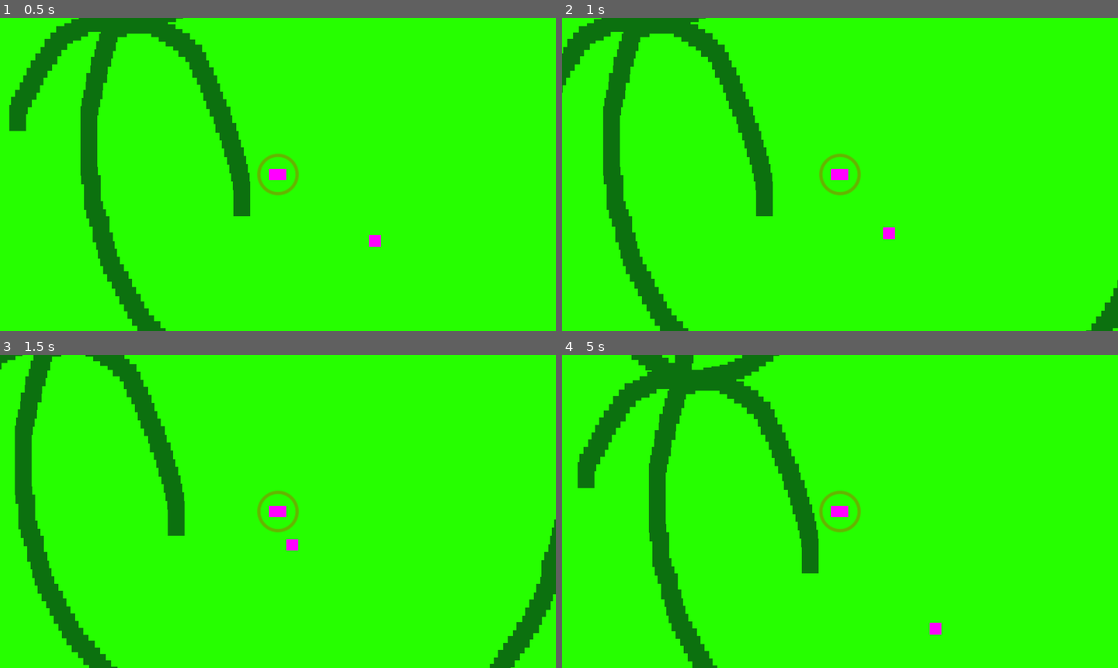
Above: before the commit, frames 1-4 (two rows, left to right).
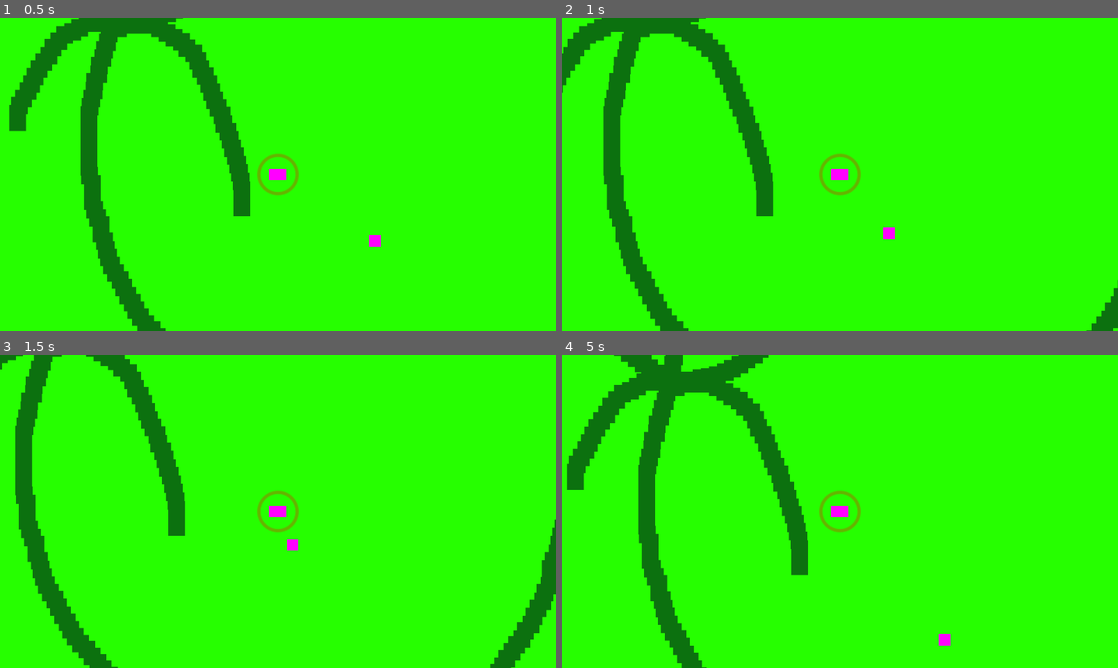
Above: after the commit, the same moments.

Repository: Enneagon/GodotGameJam2024
Game: Godot game, scene res://Scenes/game.tscn
Two runs of this game, one before a commit and one after it. Both use one fixed random seed, a clock stepped at 60 frames per second and the inputs below.
Inputs:
- Up to frame 1 (0.5 s): no input
- Up to frame 2 (1 s): tap Enter at 0.5 s; hold D (move_right) from 0.53 s (still down)
- Up to frame 3 (1.5 s): release D (move_right) at 1.28 s; hold Down (move_down) from 1.28 s (still down)
- Up to frame 4 (5 s): release Down (move_down) at 2.03 s; hold D (move_right) 2.03-2.78 s; hold W (move_up) 2.78-3.53 s; hold A (move_left) from 3.53 s (still down)

Frame 1 is identical in both runs. In frame 2, 0.4% of the frame differs, in the area x 0-100%, y 0-100%; in frame 3, 0.7%; in frame 4, 8.1%, in the area x 0-70%, y 0-100%.

Commit message:
fixed the enemies pulling the character

Diff:
--- a/Scenes/enemy.tscn
+++ b/Scenes/enemy.tscn
@@ -3,7 +3,8 @@
 [ext_resource type="Script" path="res://Scripts/enemy.gd" id="1_bmmd3"]
 [ext_resource type="Texture2D" uid="uid://c1ruuyvcbm5d4" path="res://Assets/Visuals/PlaceholderCircle.png" id="2_0sp0g"]
 
-[sub_resource type="RectangleShape2D" id="RectangleShape2D_o3wpd"]
+[sub_resource type="CircleShape2D" id="CircleShape2D_5kwfq"]
+radius = 9.21954
 
 [sub_resource type="PlaceholderTexture2D" id="PlaceholderTexture2D_345lf"]
 size = Vector2(20, 20)
@@ -17,7 +18,7 @@
 script = ExtResource("1_bmmd3")
 
 [node name="CollisionShape2D" type="CollisionShape2D" parent="."]
-shape = SubResource("RectangleShape2D_o3wpd")
+shape = SubResource("CircleShape2D_5kwfq")
 
 [node name="Sprite2D" type="Sprite2D" parent="."]
 texture = SubResource("PlaceholderTexture2D_345lf")
@@ -25,11 +26,13 @@
 [node name="Hitbox" type="Area2D" parent="."]
 
 [node name="CollisionShape2D" type="CollisionShape2D" parent="Hitbox"]
+visible = false
 shape = SubResource("RectangleShape2D_4iber")
 
 [node name="Hurtbox" type="Area2D" parent="."]
 
 [node name="CollisionShape2D" type="CollisionShape2D" parent="Hurtbox"]
+visible = false
 shape = SubResource("CircleShape2D_2hirq")
 
 [node name="Sprite2D" type="Sprite2D" parent="Hurtbox"]
--- a/Scripts/player.gd
+++ b/Scripts/player.gd
@@ -9,15 +9,19 @@
 	print(enemiesWithinRange)
 
 func _physics_process(delta):
-	var direction: Vector2 = Input.get_vector("move_left", "move_right", "move_up", "move_down")
+	var direction: Vector2 = Vector2.ZERO
 
-	velocity = direction.normalized()
-	position += velocity * GlobalVars.playerSpeed * delta
-	#Old Movement
-	#velocity.x = move_toward(velocity.x, GlobalVars.playerSpeed * direction.x, GlobalVars.playerAccel * delta)
-	#velocity.y = move_toward(velocity.y, GlobalVars.playerSpeed * direction.y, GlobalVars.playerAccel * delta)
+	if Input.is_action_pressed("move_right"):
+		direction.x += Input.get_action_strength("move_right")
+	if Input.is_action_pressed("move_left"):
+		direction.x -= Input.get_action_strength("move_left")
+	if Input.is_action_pressed("move_up"):
+		direction.y -= Input.get_action_strength("move_up")
+	if Input.is_action_pressed("move_down"):
+		direction.y += Input.get_action_strength("move_down")
 
-	move_and_slide()
+	velocity = direction.normalized() * GlobalVars.playerSpeed
+	move_and_collide(velocity * delta)
 
 
 func _on_hurtbox_body_entered(body):
